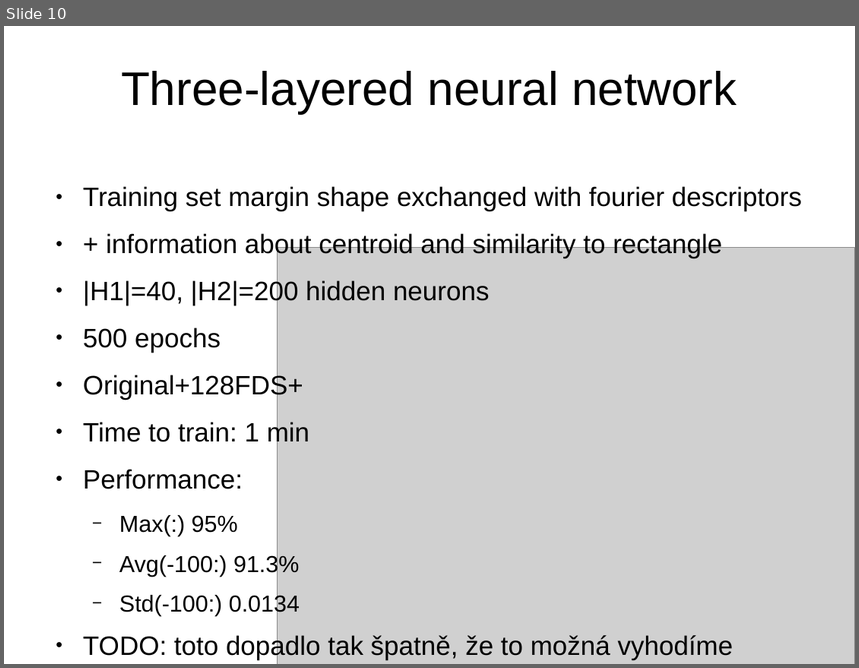
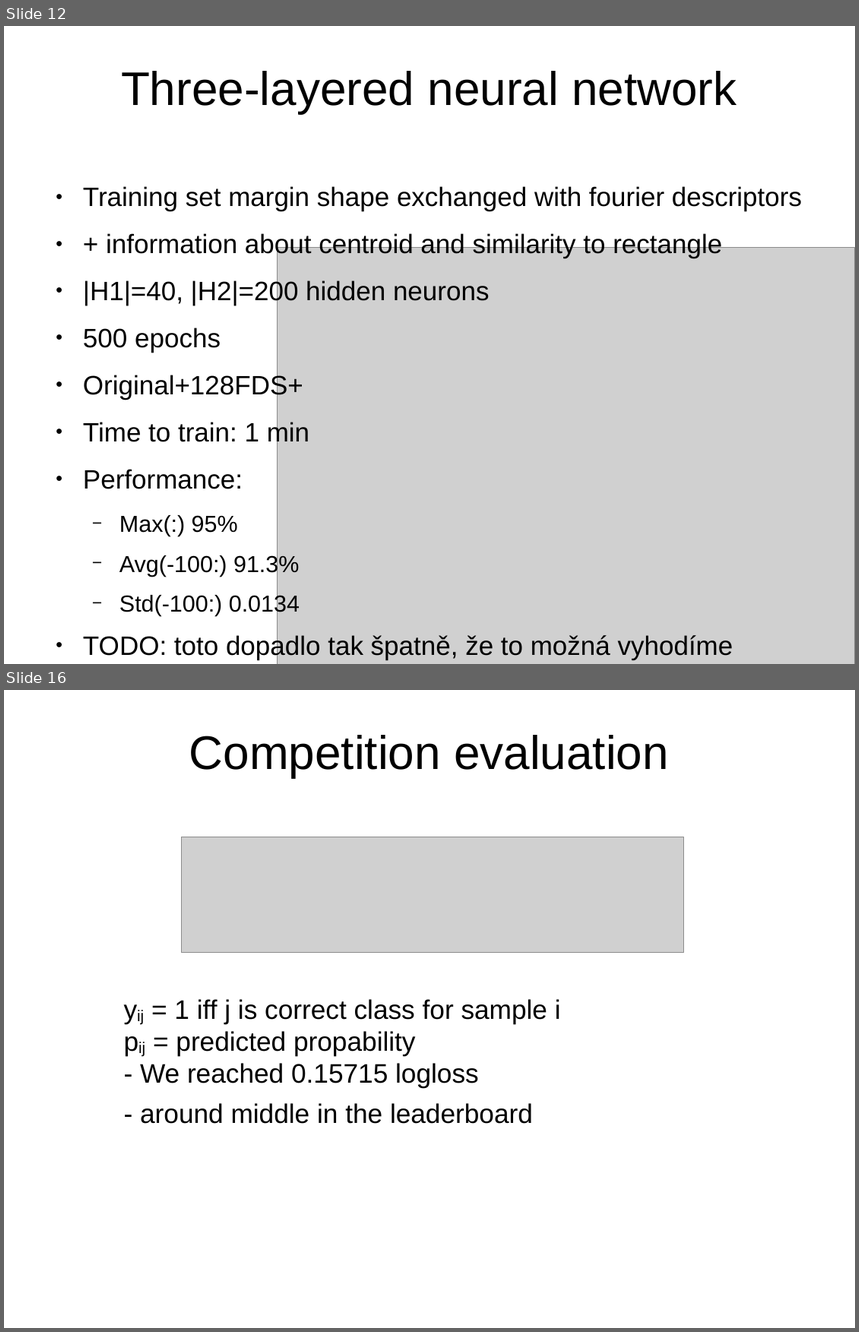
Before and after one commit to kappalabs/NNLeafClassifierProject, a slide deck: slideshow/slides.odp. Shown one above the other, each under a label of ours: slide 10 before the commit, slides 12 and 16 after it; the slides between them are not shown. The pictures are 859x668 and 859x1332 pixels, drawn with LibreOffice and Linux fonts; fonts in the diff are those of the drawing; grey boxes stand for pictures; background and template pictures are left out. Boxes give left, top, right and bottom in pixels: in the first picture for what was removed or moved away, otherwise in the second. Text is boxed around its words. In the diff, an @@ line names an element or a change of style, - is before the commit and + after.

Commit message:
adding conv-nets, some images and official evaluation

```diff
--- a/slideshow/slides.odp
+++ b/slideshow/slides.odp
@@ slide 16 added at [4,690,855,1328], background picture (left out) @@
@@ title added at [189,735,669,778], 44 pt, text #000000 @@
+Competition evaluation
@@ picture added at [182,837,683,953] @@
@@ subtitle added at [140,999,561,1124], 25 pt, text #000000 @@
+yij = 1 iff j is correct class for sample i
+pij = predicted propability
+- We reached 0.15715 logloss
+- around middle in the leaderboard
@@ what was slide 10 is now slide 12 @@
```
Also in this commit, not shown: 2 slides changed, 5 other slides added, 1 slide removed.
